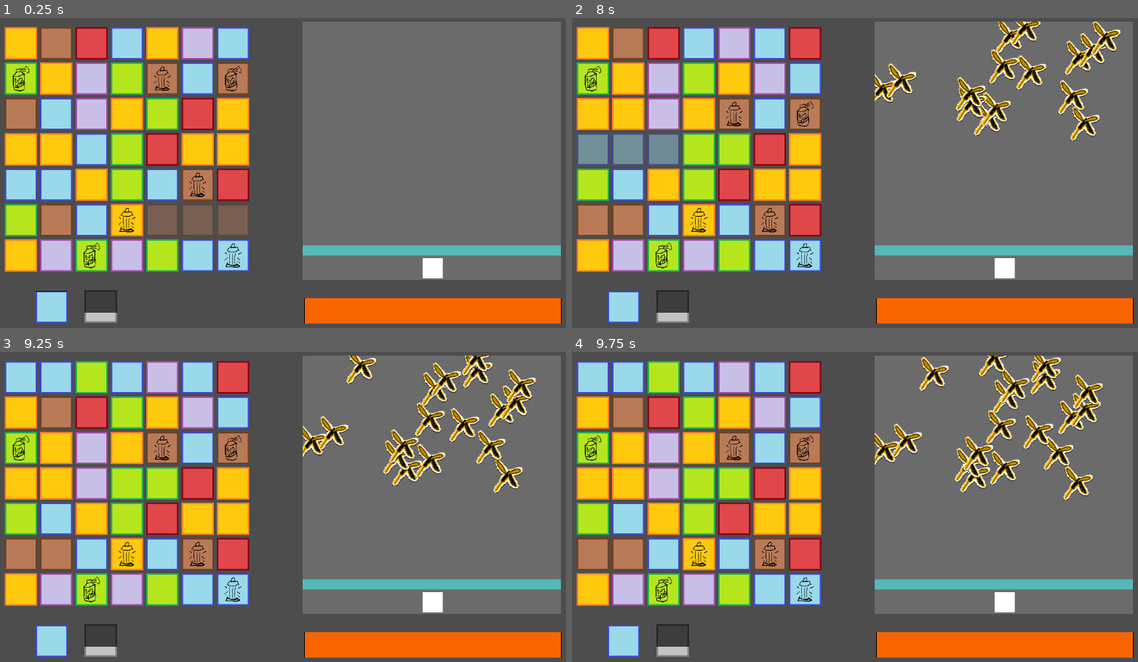
Above: before the commit, frames 1-4 (two rows, left to right).
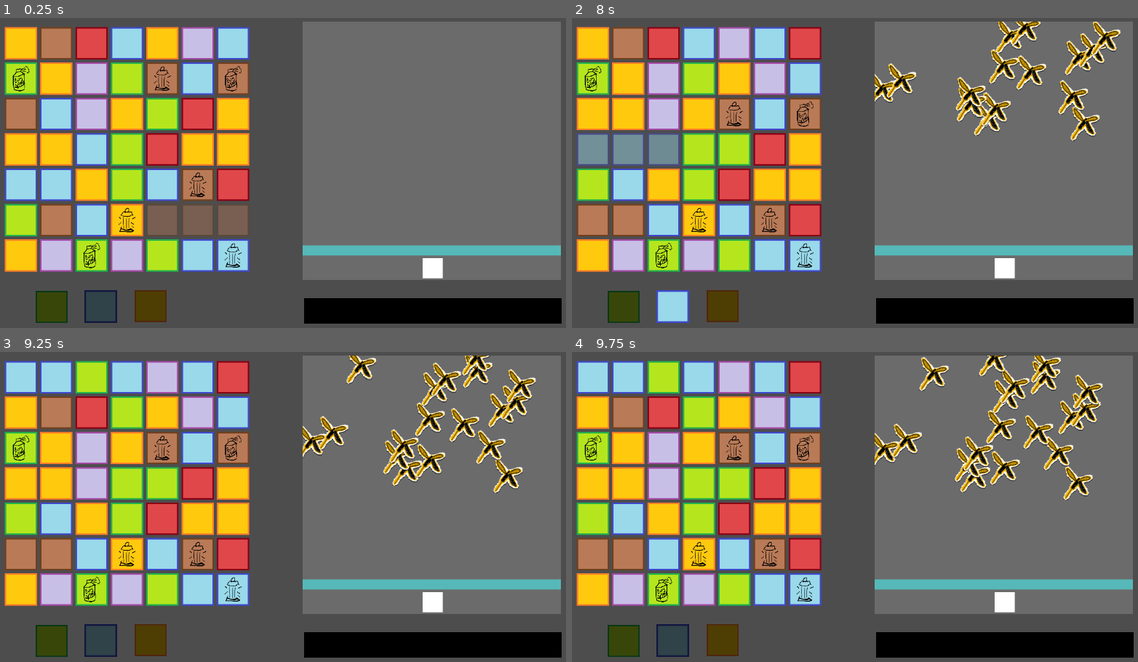
Above: after the commit, the same moments.

Repository: ivo4/hkpn
Game: Godot game, scene res://scenes/main_game/main_game.tscn
Same seed, same stepped clock (60 frames per second), same inputs: the game is played once before the commit and once after it.
Inputs (mouse positions are in pixels of both pictures, inside the frame that each line leads up to; where the layout moved, square brackets give the same spot in the first picture):
- Up to frame 1 (0.25 s): no input
- Up to frame 2 (8 s): drag from (594, 42) to (594, 148) at 0.52 s; drag from (594, 42) to (594, 148) at 1.27 s; move the mouse to (594, 114) at 2.02 s; press the mouse at (594, 114) at 2.03 s; release the mouse at (594, 114) at 2.75 s; drag from (594, 148) to (594, 42) at 2.77 s; drag from (594, 185) to (594, 80) at 3.52 s; drag from (594, 219) to (594, 80) at 4.27 s; move the mouse to (594, 256) at 5.02 s; press the mouse at (594, 256) at 5.03 s; release the mouse at (594, 256) at 5.75 s; drag from (628, 42) to (594, 185) at 5.77 s; drag from (628, 42) to (594, 256) at 6.52 s; drag from (628, 114) to (594, 256) at 7.27 s
- Up to frame 3 (9.25 s): click (101, 640) [50, 640] at 8 s; click (50, 640) at 8.77 s
- Up to frame 4 (9.75 s): click (622, 640) at 9.52 s

The runs differ from the first frame. In frame 1, 5.1% of the frame differs, in the area x 6-100%, y 87-99%; in frame 2, 5.5%; in frame 3, 5.1%; in frame 4, 5.1%.

Commit message:
added soothing cream powerup

Diff:
--- a/scenes/fight_game/fight_game.gd
+++ b/scenes/fight_game/fight_game.gd
@@ -3,17 +3,14 @@
 signal damage(amount: float)
 signal weapon_activated(weapon: Enums.WEAPON)
 
-#enum WEAPON {
-	#SLAP,
-	#SPRAY,
-#}
+
+@onready var zapper: Area2D = $ZapperArea
 
 var mosquito_scene: PackedScene = preload("res://scenes/fight_game/mosquito.tscn")
 var slap_attack: PackedScene = preload("res://scenes/fight_game/attacks/slap.tscn")
 var spray_attack: PackedScene = preload("res://scenes/fight_game/attacks/spray.tscn")
 
 var current_weapon: Enums.WEAPON = Enums.WEAPON.SLAP
-#var current_weapon: WEAPON = WEAPON.SPRAY
 var current_attack
 
 # Called when the node enters the scene tree for the first time.
@@ -74,3 +71,7 @@
 func change_weapon_to_spray() -> void:
 	print_debug("weapon changed to spray")
 	current_weapon = Enums.WEAPON.SPRAY
+
+
+func recharge_zapper() -> void:
+	zapper.recharge()
--- a/scenes/fight_game/fight_game.tscn
+++ b/scenes/fight_game/fight_game.tscn
@@ -12,11 +12,8 @@
 resource_name = "ZapperArea"
 script/source = "extends Area2D
 
+var zapper_max_charge: int = 10
 var zapper_charge: int = 10
-
-# Called when the node enters the scene tree for the first time.
-func _ready() -> void:
-	pass # Replace with function body.
 
 
 # Called every frame. 'delta' is the elapsed time since the previous frame.
@@ -29,7 +26,11 @@
 	if (zapper_charge <= 0):
 		return
 	body.queue_free()
-	zapper_charge -= 10
+	zapper_charge -= 1
+
+
+func recharge() -> void:
+	zapper_charge = zapper_max_charge
 "
 
 [sub_resource type="RectangleShape2D" id="RectangleShape2D_k5sve"]
--- a/scenes/main_game/annoyance_meter.gd
+++ b/scenes/main_game/annoyance_meter.gd
@@ -2,5 +2,18 @@
 
 @onready var slider: HSlider = $HSlider
 
+@export var max_annoyance_value: float = 100
+
+var current_annoyance_value: float = 0
+
+func _ready() -> void:
+	slider.max_value = max_annoyance_value
+
+func _process(delta: float) -> void:
+	slider.value = current_annoyance_value
+
 func deal_damage(amount: float) -> void:
-	slider.value = slider.value - amount
+	current_annoyance_value += amount
+
+func recover_damage(amount: float) -> void:
+	current_annoyance_value -= amount
--- a/scenes/main_game/main_game.gd
+++ b/scenes/main_game/main_game.gd
@@ -8,6 +8,7 @@
 
 @onready var spray_powerup: Node2D = $SprayPowerupButton
 @onready var zapper_powerup: Node2D = $ZapperPowerupButton
+@onready var cream_powerup: Node2D = $SoothingCreamPowerupButton
 
 # Called when the node enters the scene tree for the first time.
 func _ready() -> void:
@@ -28,7 +29,13 @@
 
 
 func _on_zapper_powerup_button_powerup_activated() -> void:
-	pass # Replace with function body.
+	fight_game.recharge_zapper()
+	zapper_powerup.reset_value()
+
+
+func _on_soothing_cream_powerup_button_powerup_activated() -> void:
+	annoyance_meter.recover_damage(20)
+	cream_powerup.reset_value()
 
 
 func _on_fight_game_weapon_activated(weapon: Enums.WEAPON) -> void:
@@ -38,5 +45,9 @@
 
 
 func _on_match_three_matched(count: int, color: Enums.TileColor) -> void:
-	if color == Enums.TileColor.BLUE:
+	if color == Enums.TileColor.GREEN:
 		spray_powerup.increase_value(count)
+	elif color == Enums.TileColor.BLUE:
+		zapper_powerup.increase_value(count)
+	elif color == Enums.TileColor.YELLOW:
+		cream_powerup.increase_value(count)
--- a/scenes/main_game/main_game.tscn
+++ b/scenes/main_game/main_game.tscn
@@ -6,7 +6,8 @@
 [ext_resource type="PackedScene" uid="uid://c7lk6ud4k38j0" path="res://scenes/main_game/annoyance_meter.tscn" id="4_yric5"]
 [ext_resource type="PackedScene" uid="uid://lfv6cpmbq331" path="res://scenes/main_game/powerup_button.tscn" id="5_fn8f8"]
 [ext_resource type="Texture2D" uid="uid://cgknopfvvyv25" path="res://assets/sprites/tile-blue.png" id="5_nh88p"]
-[ext_resource type="Texture2D" uid="uid://chw17vilnrwjf" path="res://assets/sprites/tile-gray.png" id="7_bg5r3"]
+[ext_resource type="Texture2D" uid="uid://dwjytrkstyb2u" path="res://assets/sprites/tile-green.png" id="6_oiasi"]
+[ext_resource type="Texture2D" uid="uid://ctmdm2sx5pn6u" path="res://assets/sprites/tile-yellow.png" id="8_ay7me"]
 
 [node name="MainGame" type="Node2D"]
 script = ExtResource("1_q5wl0")
@@ -39,18 +40,25 @@
 
 [node name="SprayPowerupButton" parent="." instance=ExtResource("5_fn8f8")]
 position = Vector2(79, 540)
-max_value = 64
-current_value = 63
-button_texture = ExtResource("5_nh88p")
+max_value = 2
+current_value = 0
+button_texture = ExtResource("6_oiasi")
 
 [node name="ZapperPowerupButton" parent="." instance=ExtResource("5_fn8f8")]
 position = Vector2(176, 539)
-max_value = 64
-current_value = 20
-button_texture = ExtResource("7_bg5r3")
+max_value = 2
+current_value = 0
+button_texture = ExtResource("5_nh88p")
+
+[node name="SoothingCreamPowerupButton" parent="." instance=ExtResource("5_fn8f8")]
+position = Vector2(275, 538)
+max_value = 2
+current_value = 0
+button_texture = ExtResource("8_ay7me")
 
 [connection signal="matched" from="SubViewportContainer/SubViewport/MatchThree" to="." method="_on_match_three_matched"]
 [connection signal="damage" from="SubViewportContainer2/SubViewport/FightGame" to="." method="_on_fight_game_damage"]
 [connection signal="weapon_activated" from="SubViewportContainer2/SubViewport/FightGame" to="." method="_on_fight_game_weapon_activated"]
 [connection signal="powerup_activated" from="SprayPowerupButton" to="." method="_on_spray_powerup_button_powerup_activated"]
 [connection signal="powerup_activated" from="ZapperPowerupButton" to="." method="_on_zapper_powerup_button_powerup_activated"]
+[connection signal="powerup_activated" from="SoothingCreamPowerupButton" to="." method="_on_soothing_cream_powerup_button_powerup_activated"]
Not shown: 1 places in scenes/main_game/main_game.tscn that only renumber resources
